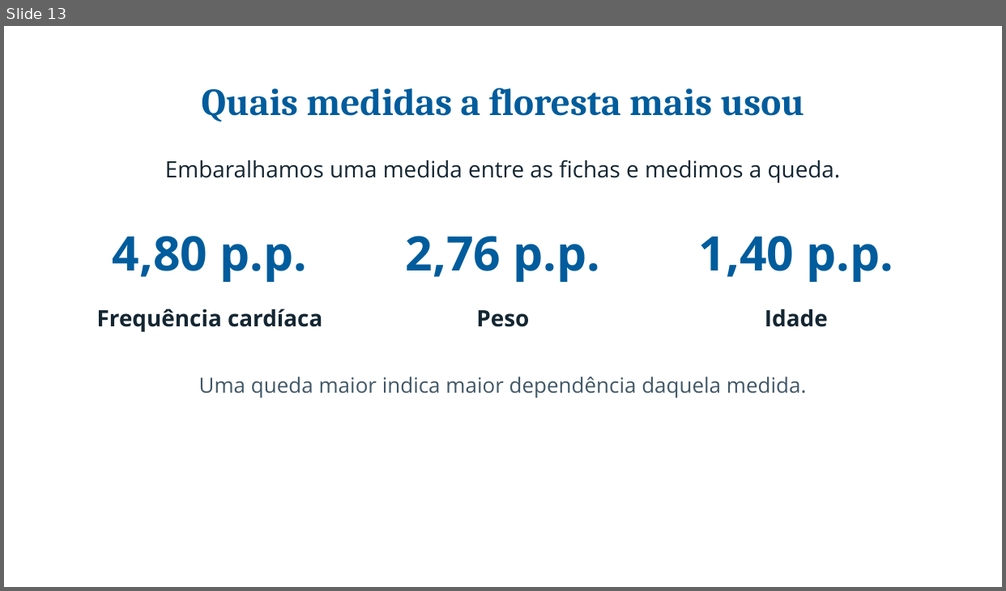
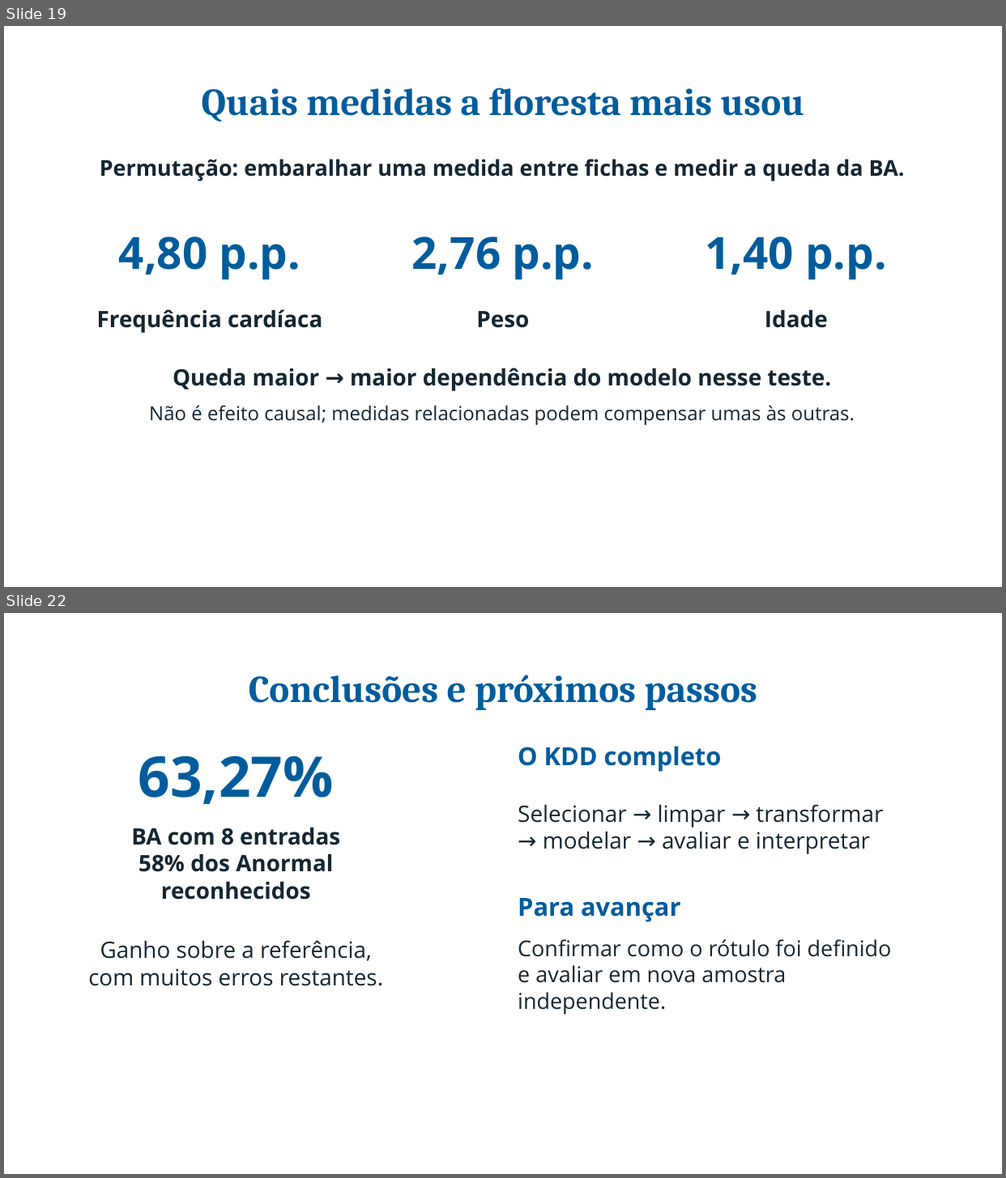
Before and after one commit to pedroafm06/Data-Mining, a slide deck: presentation/a2_inf/output/Apresentacao_A2_INF.pptx. Shown one above the other, each under a label of ours: slide 13 before the commit, slides 19 and 22 after it; the slides between them are not shown. The pictures are 1006x591 and 1006x1178 pixels, drawn with LibreOffice and Linux fonts; fonts in the diff are those of the drawing; background and template pictures are left out. Boxes give left, top, right and bottom in pixels: in the first picture for what was removed or moved away, otherwise in the second. Text is boxed around its words. In the diff, an @@ line names an element or a change of style, - is before the commit and + after.

```diff
--- a/presentation/a2_inf/output/Apresentacao_A2_INF.pptx
+++ b/presentation/a2_inf/output/Apresentacao_A2_INF.pptx
@@ slide 22 added at bbox=[4, 613, 1002, 1174], background picture (left out) @@
@@ text added at bbox=[249, 675, 757, 710], 36.8 pt, text #005C9C, bold @@
+Conclusões e próximos passos
@@ text added at bbox=[138, 756, 333, 804], 54 pt, text #005C9C, bold @@
+63,27%
@@ text added at bbox=[518, 746, 722, 772], 24 pt, text #005C9C, bold @@
+O KDD completo
@@ text added at bbox=[518, 804, 883, 854], 21.8 pt, text #142632 @@
+Selecionar → limpar → transformar
+→ modelar → avaliar e interpretar
@@ text added at bbox=[131, 827, 340, 900], 21.8 pt, text #142632, bold @@
+BA com 8 entradas
+58% dos Anormal reconhecidos
@@ text added at bbox=[518, 898, 680, 922], 24 pt, text #005C9C, bold @@
+Para avançar
@@ text added at bbox=[88, 940, 383, 986], 21.8 pt, text #142632 @@
+Ganho sobre a referência,
+com muitos erros restantes.
@@ text added at bbox=[518, 939, 892, 1015], 21 pt, text #142632 @@
+Confirmar como o rótulo foi definido
+e avaliar em nova amostra independente.
@@ text added at bbox=[37, 1127, 185, 1155], 15.8 pt, text #FFFFFF, italic @@
+22 / 22
@@ what was slide 13 is now slide 19 @@
@@ slide 19 changed as well @@
@@ text at bbox=[100, 159, 905, 182]: text changed; size 21.8 to 21 pt; bold on @@
-Embaralhamos uma medida entre as fichas e medimos a queda.
+Permutação: embaralhar uma medida entre fichas e medir a queda da BA.
@@ size 45.8 to 42.8 pt in 3 elements at bbox=[119, 237, 300, 280], bbox=[412, 237, 593, 280], bbox=[705, 237, 886, 280] @@
@@ text at bbox=[172, 368, 831, 391]: text changed; size 20.2 to 21.8 pt; text colour #415766 to #142632; bold on @@
-Uma queda maior indica maior dependência daquela medida.
+Queda maior → maior dependência do modelo nesse teste.
@@ text added at bbox=[149, 405, 854, 425], 18.8 pt, text #142632 @@
+Não é efeito causal; medidas relacionadas podem compensar umas às outras.
```
Also in this commit, not shown: 4 other slides changed, 16 other slides added, 11 slides removed, 11 other files.
